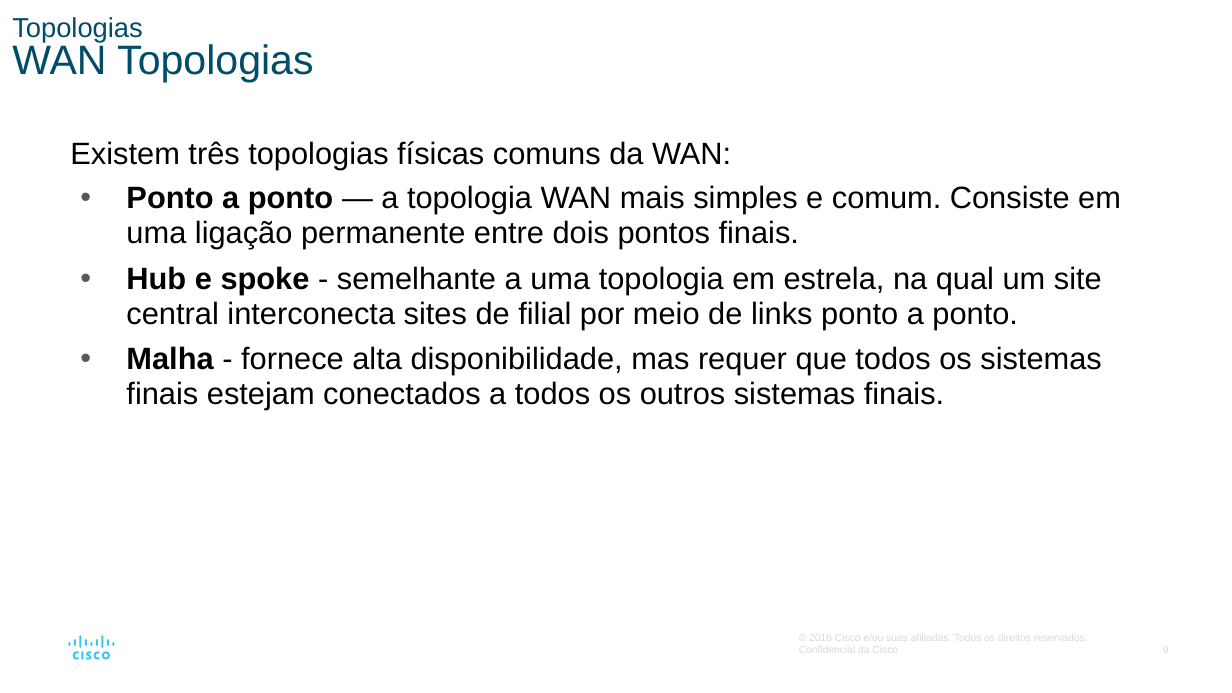
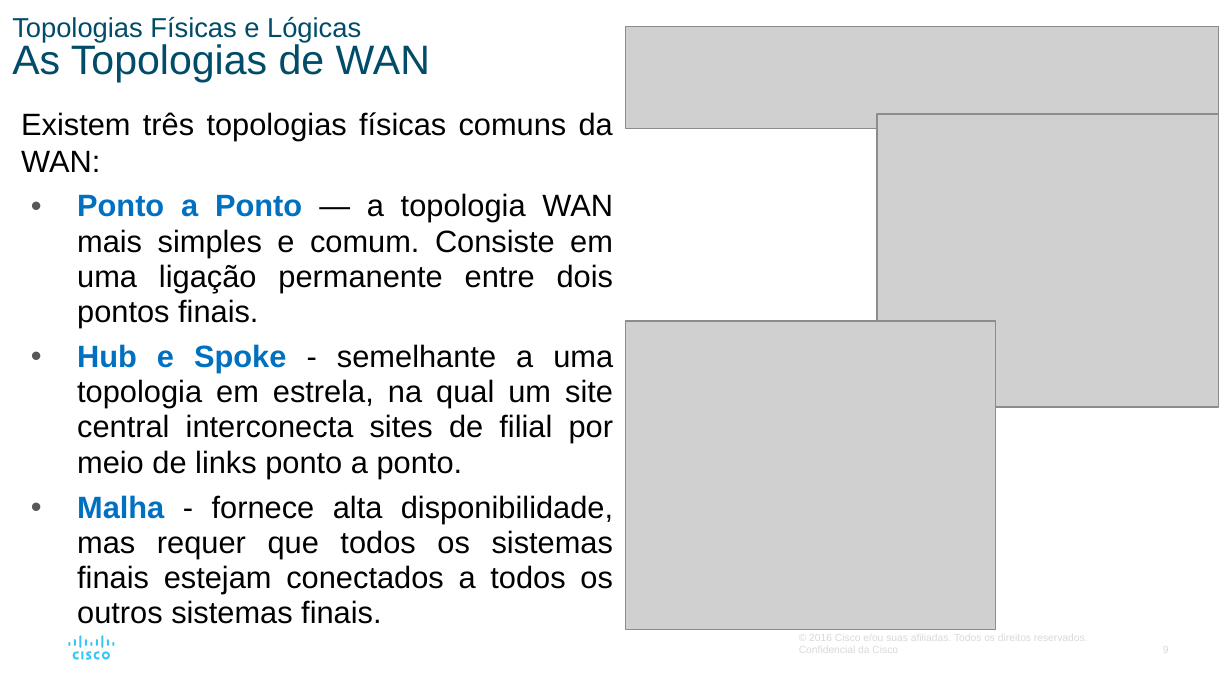
Before and after one commit to vaamonde/netacad, a slide deck: slide 9 of 02-CCNA-200-301-v7/01-CCNA-IntroducaoAsRedes-v7.02/01-Modulo01-PPTS/Modulo06-CamadaDeEnlace.pptx. Drawn at 1232x693 pixels with LibreOffice and Linux fonts; fonts in the diff are those of the drawing; grey boxes stand for pictures. Boxes give left, top, right and bottom in pixels: in the first picture for what was removed or moved away, otherwise in the second. Text is boxed around its words. In the diff, an @@ line names an element or a change of style, - is before the commit and + after.

```diff
--- a/02-CCNA-200-301-v7/01-CCNA-IntroducaoAsRedes-v7.02/01-Modulo01-PPTS/Modulo06-CamadaDeEnlace.pptx
+++ b/02-CCNA-200-301-v7/01-CCNA-IntroducaoAsRedes-v7.02/01-Modulo01-PPTS/Modulo06-CamadaDeEnlace.pptx
@@ title at bbox=[12, 17, 430, 82]: text changed; size 24 to 16 pt @@
-Topologias
-WAN Topologias
+Topologias Físicas e Lógicas
+As Topologias de WAN
@@ picture added at bbox=[626, 26, 1218, 128] @@
@@ text "Existem três topologias físicas comuns ...": place and size @@
-text "Existem três topologias físicas comuns ..." at bbox=[70, 141, 1121, 410]
+text "Existem três topologias físicas comuns ..." at bbox=[21, 112, 614, 624]
@@ text at bbox=[21, 112, 613, 624]: text colour #000000 to #0070C0 in "Malha"; alignment left to justified @@
@@ picture added at bbox=[877, 115, 1218, 408] @@
@@ text at bbox=[77, 193, 614, 478]: text changed @@
-  • Ponto a ponto — a topologia WAN mais simples e comum. Consiste em uma ligação permanente entre dois pontos finais.
-  • Hub e spoke - semelhante a uma topologia em estrela, na qual um site central interconecta sites de filial por meio de links ponto a ponto.
+  • Ponto a Ponto — a topologia WAN mais simples e comum. Consiste em uma ligação permanente entre dois pontos finais.
+  • Hub e Spoke - semelhante a uma topologia em estrela, na qual um site central interconecta sites de filial por meio de links ponto a ponto.
@@ picture added at bbox=[626, 322, 995, 631] @@
```
Also in this commit, not shown: 17 other slides changed, 3 other files.
